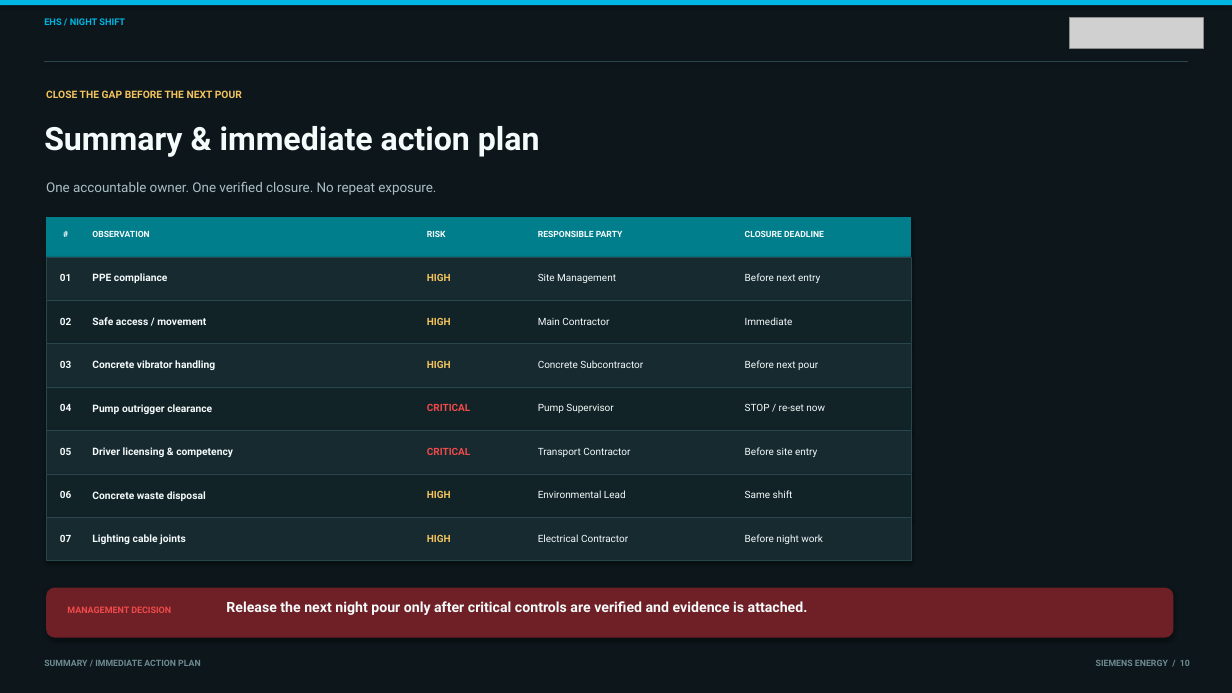
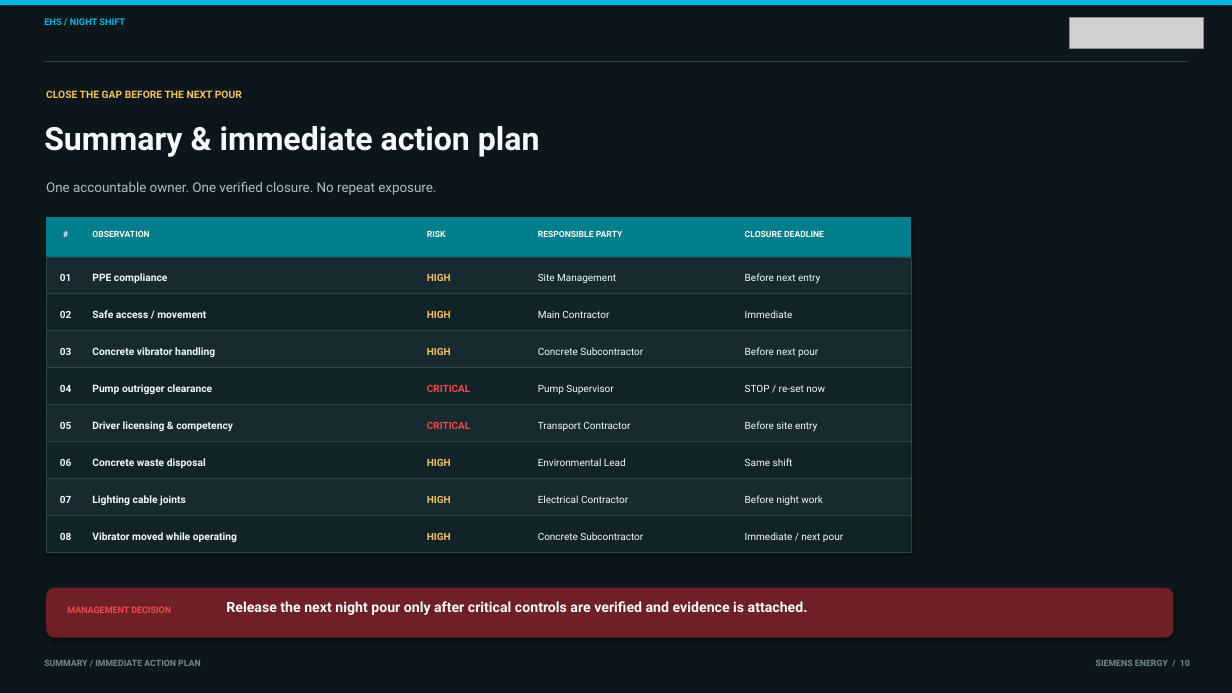
Before and after one commit to ahmuuytt09-dot/ahmed, a slide deck: slide 11 of EHS_Night_Concrete_Pouring_Audit_Findings.pptx (slide 10 before the commit). Drawn at 1232x693 pixels with LibreOffice and Linux fonts; fonts in the diff are those of the drawing; grey boxes stand for pictures. Boxes give left, top, right and bottom in pixels: in the first picture for what was removed or moved away, otherwise in the second. Text is boxed around its words. In the diff, an @@ line names an element or a change of style, - is before the commit and + after.

Commit message:
Add operating concrete vibrator observation

```diff
--- a/EHS_Night_Concrete_Pouring_Audit_Findings.pptx
+++ b/EHS_Night_Concrete_Pouring_Audit_Findings.pptx
@@ rectangle: place and size @@
-rectangle at [46,257,911,300]
+rectangle at [46,257,911,294]
@@ rectangle: place and size @@
-rectangle at [46,300,911,344]
+rectangle at [46,294,911,331]
@@ 5 texts: place and size @@
-5 texts at [60,317,793,325]
+5 texts at [60,310,793,318]
@@ rectangle: place and size @@
-rectangle at [46,344,911,387]
+rectangle at [46,331,911,368]
@@ 5 texts: place and size @@
-5 texts at [60,360,818,370]
+5 texts at [60,347,818,357]
@@ rectangle: place and size @@
-rectangle at [46,387,911,431]
+rectangle at [46,368,911,405]
@@ 5 texts: place and size @@
-5 texts at [60,404,825,414]
+5 texts at [60,384,825,394]
@@ rectangle: place and size @@
-rectangle at [46,431,911,474]
+rectangle at [46,405,911,442]
@@ rectangle: place and size @@
-rectangle at [46,474,911,518]
+rectangle at [46,442,911,479]
@@ 5 texts: place and size @@
-5 texts at [60,447,817,457]
+5 texts at [60,421,817,431]
@@ rectangle: place and size @@
-rectangle at [46,518,911,561]
+rectangle at [46,479,911,516]
@@ 5 texts: place and size @@
-5 texts at [60,490,793,501]
+5 texts at [60,458,793,468]
@@ 5 texts: place and size @@
-5 texts at [60,534,823,544]
+5 texts at [60,495,823,505]
@@ rectangle added at [46,516,911,553], fill #122328, outline #28464C 0.5 pt @@
@@ text added at [60,533,71,540], 7.8 pt, text #F5FAFB, bold @@
+08
@@ text added at [92,532,237,542], 8 pt, text #F5FAFB, bold @@
+Vibrator moved while operating
@@ text added at [427,533,451,540], 7.8 pt, text #F3C45D, bold @@
+HIGH
@@ text added at [538,532,643,540], 7.8 pt, text #F5FAFB @@
+Concrete Subcontractor
@@ text added at [745,532,843,542], 7.8 pt, text #F5FAFB @@
+Immediate / next pour
```
Also in this commit, not shown: 1 other slide changed, 1 slide added, 1 other file.
